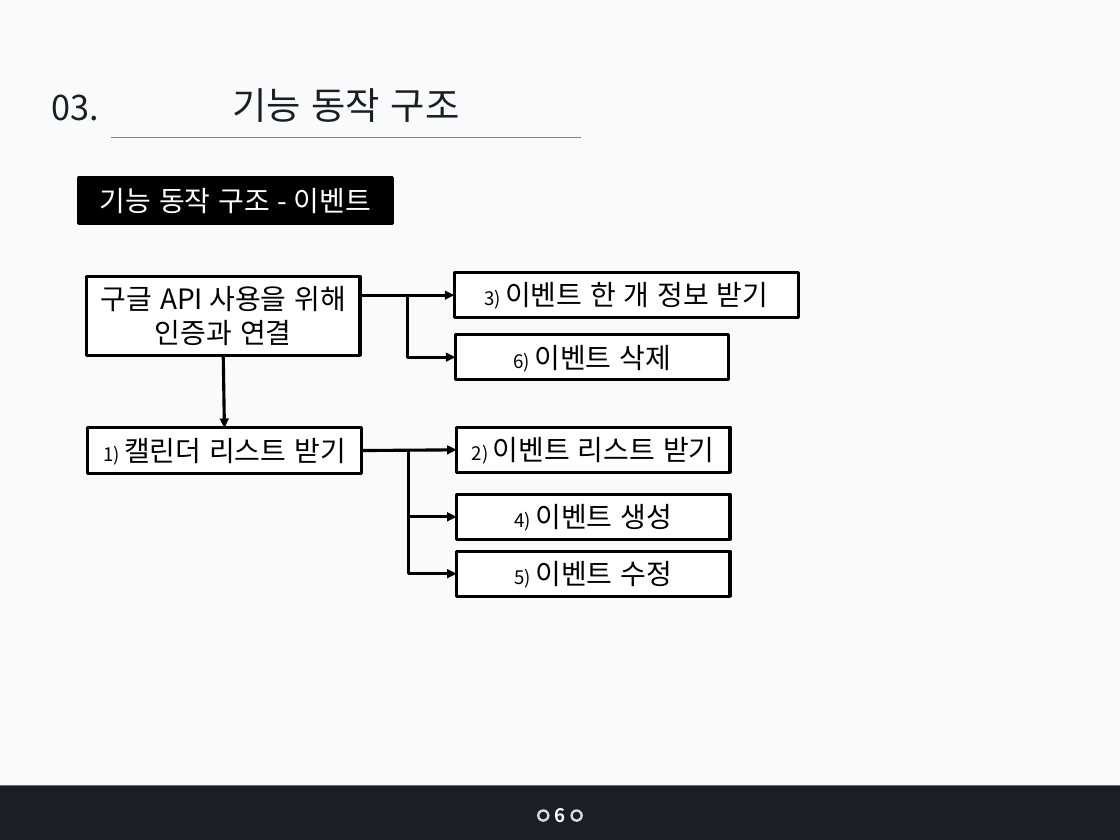
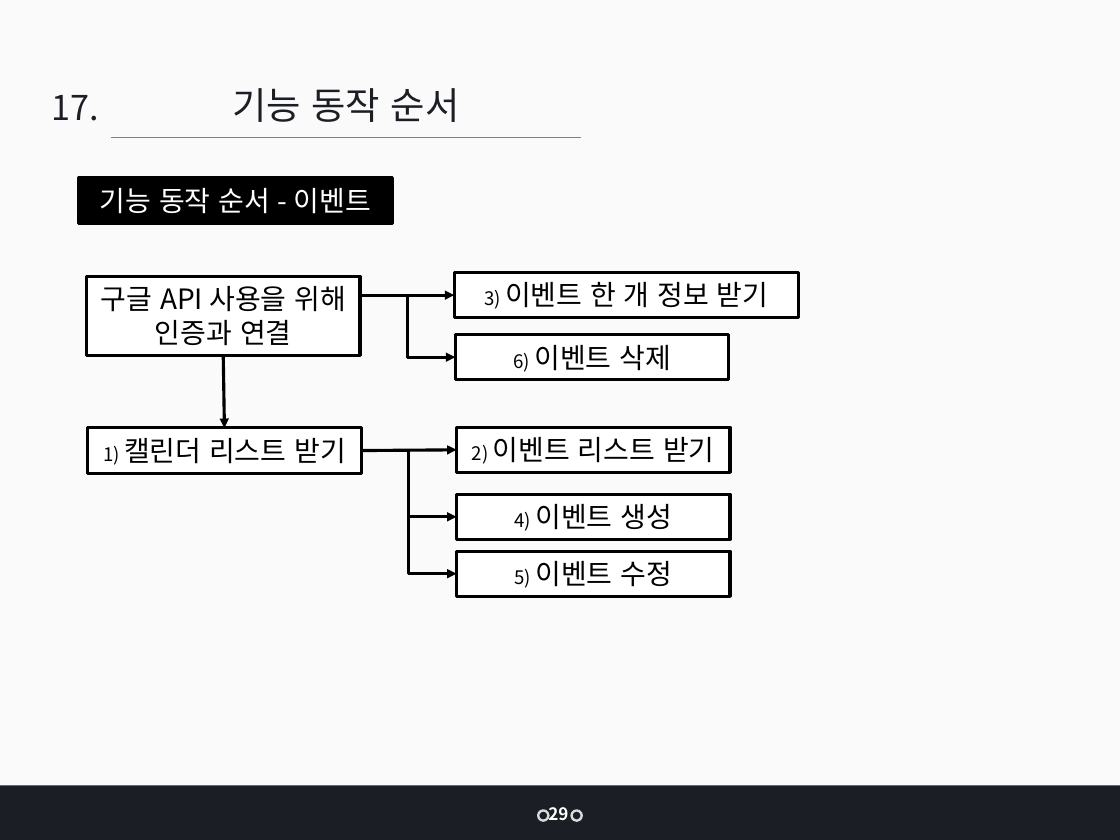
Before and after one commit to jangys/calendarProjectDocument, a slide deck: slide 29 of 인턴 최종 발표_장연수 - v2.pptx. Drawn at 1120x840 pixels with LibreOffice and Linux fonts; fonts in the diff are those of the drawing. Boxes give left, top, right and bottom in pixels: in the first picture for what was removed or moved away, otherwise in the second. Text is boxed around its words. In the diff, an @@ line names an element or a change of style, - is before the commit and + after.

```diff
--- a/인턴 최종 발표_장연수 - v2.pptx
+++ b/인턴 최종 발표_장연수 - v2.pptx
@@ text at bbox=[232, 88, 460, 122]: text changed @@
-기능 동작 구조
+기능 동작 순서
@@ text at bbox=[51, 95, 98, 121]: text changed @@
-03.
+17.
@@ text in rectangle at bbox=[100, 188, 371, 214]: text changed @@
-기능 동작 구조 - 이벤트
+기능 동작 순서 - 이벤트
@@ text added at bbox=[548, 807, 568, 821], 11 pt, text #FFFFFF, bold @@
+29
@@ text removed at bbox=[554, 808, 565, 822] @@
-6
```
Also in this commit, not shown: 28 other slides changed, 1 other file.
